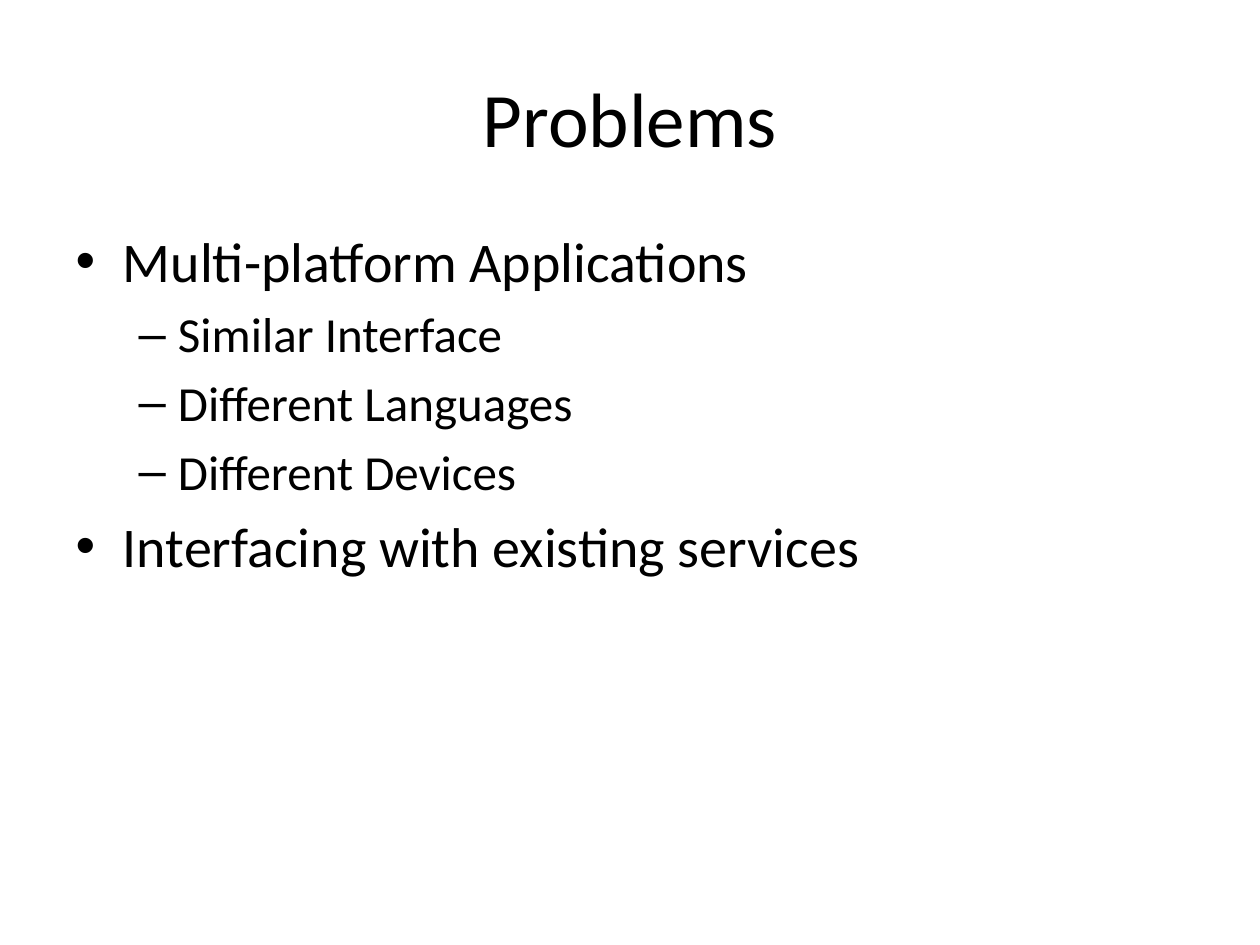
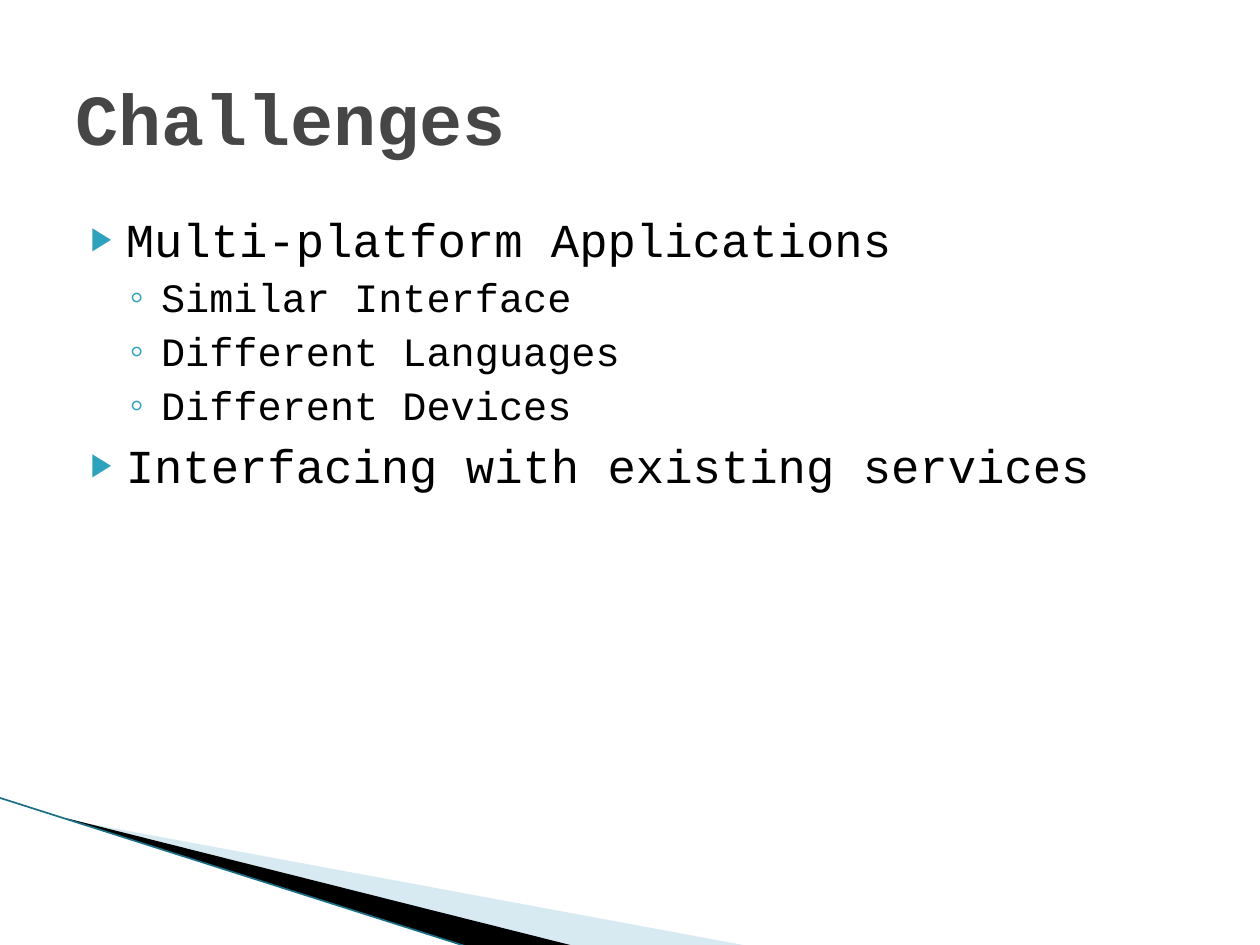
Before and after one commit to SDSMT-CSC/ECPMA, a slide deck: slide 3 of Documentation/Presentation1.pptx. Drawn at 1260x945 pixels with LibreOffice and Linux fonts; fonts in the diff are those of the drawing; background and template pictures are left out. Boxes give left, top, right and bottom in pixels: in the first picture for what was removed or moved away, otherwise in the second. Text is boxed around its words. In the diff, an @@ line names an element or a change of style, - is before the commit and + after.

```diff
--- a/Documentation/Presentation1.pptx
+++ b/Documentation/Presentation1.pptx
@@ title at box(75, 94, 505, 160): text changed; size 44 to 41 pt; font Calibri to Courier New; text colour #000000 to #464646; bold on @@
-Problems
+Challenges
@@ text "Multi-platform Applications": place and size @@
-text "Multi-platform Applications" at box(123, 243, 859, 577)
+text "Multi-platform Applications" at box(126, 223, 1090, 493)
@@ text "Multi-platform Applications" at box(126, 223, 1090, 493): size 32 to 27 pt in "Multi-platform Applications", "Interfacing with existing services"; font Calibri to Courier New; size 28 to 23 pt in "Similar Interface", "Different Languages", "Different Devices"; bullet • to ▶; less space between paragraphs; bullet – to ◦ @@
@@ line added from (0, 798) to (467, 945), #97C5D8 0.95 pt @@
@@ freeform shape added at box(67, 818, 576, 945), fill #000000 @@
@@ freeform shape added at box(69, 819, 750, 945), fill #A0CBDC at 40% opacity @@
```
Also in this commit, not shown: 5 other slides changed, 3 slides added, 1 slide removed.
